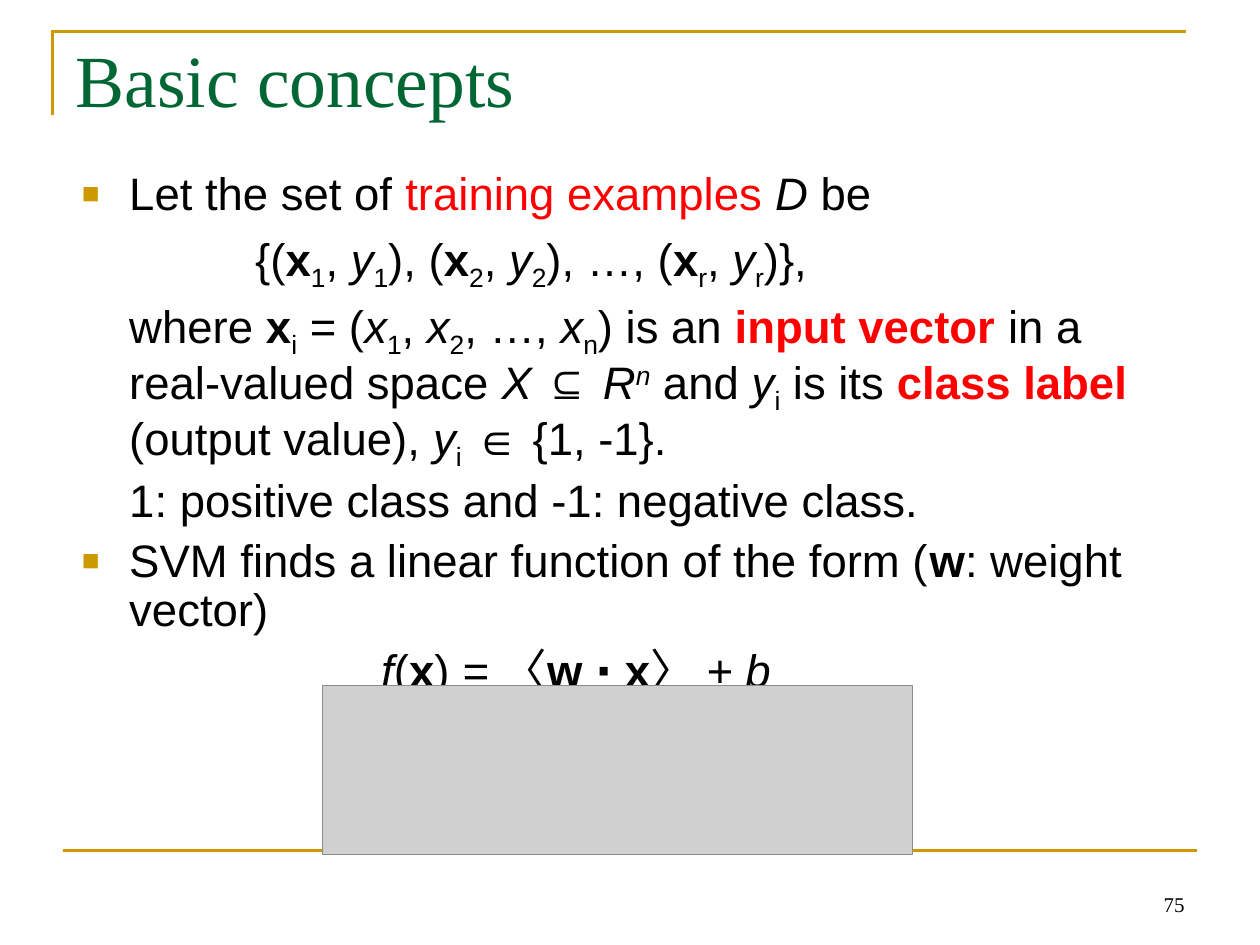
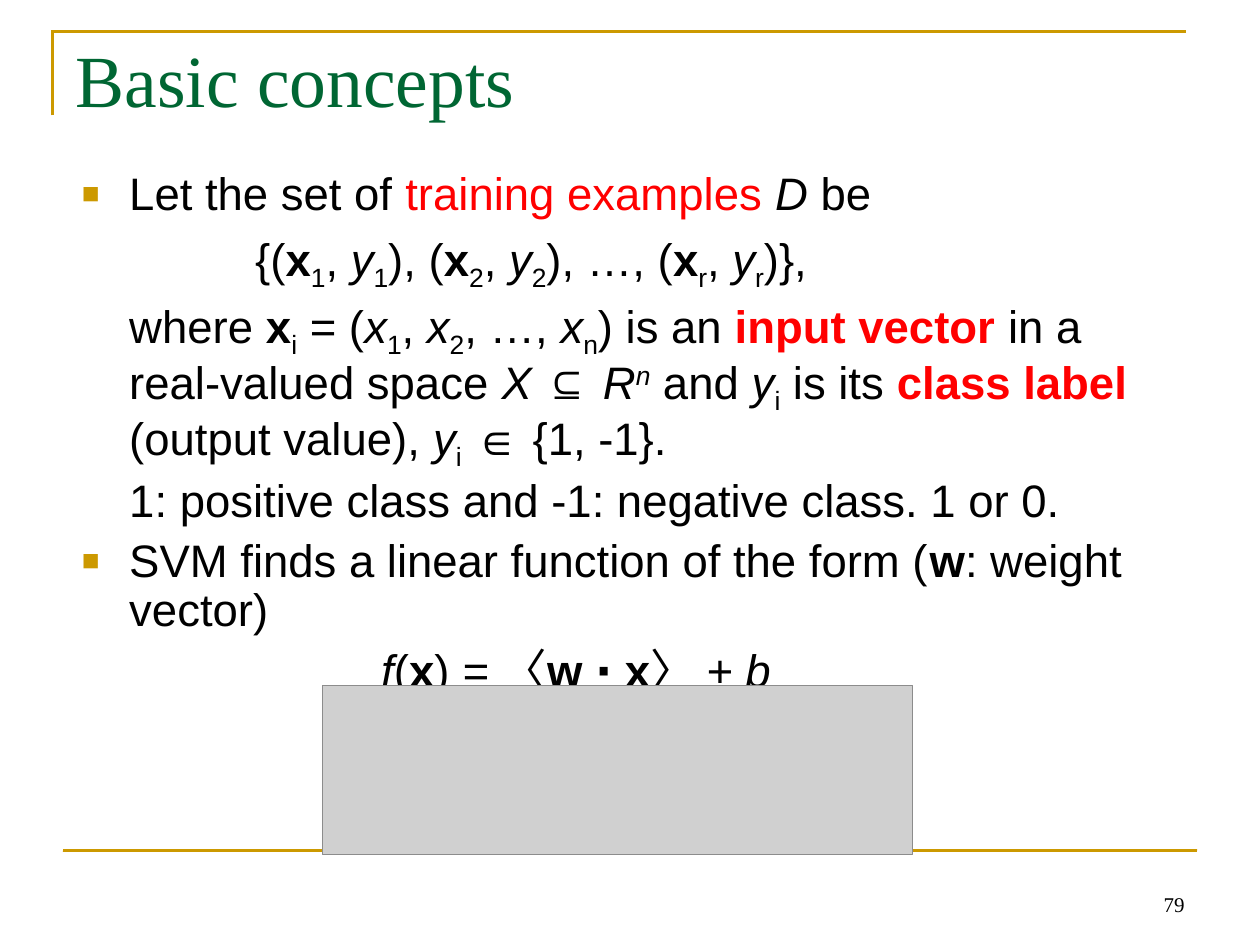
Before and after one commit to BeiyuLinCS/beiyulin.github.io, a slide deck: slide 79 of teach/spring_21/behavior_modeling/week6_supervised_learning.ppt (slide 75 before the commit). Drawn at 1260x945 pixels with LibreOffice and Linux fonts; fonts in the diff are those of the drawing; grey boxes stand for pictures. Boxes give left, top, right and bottom in pixels: in the first picture for what was removed or moved away, otherwise in the second. Text is boxed around its words. In the diff, an @@ line names an element or a change of style, - is before the commit and + after.

```diff
--- a/teach/spring_21/behavior_modeling/week6_supervised_learning.ppt
+++ b/teach/spring_21/behavior_modeling/week6_supervised_learning.ppt
@@ text at [129,484,1059,526]: text changed @@
-1: positive class and -1: negative class.
+1: positive class and -1: negative class. 1 or 0.
@@ page number at [1164,898,1185,913]: text changed @@
-75
+79
```
Also in this commit, not shown: 3 other slides changed, 9 slides added, 14 slides removed, 22 other files.
